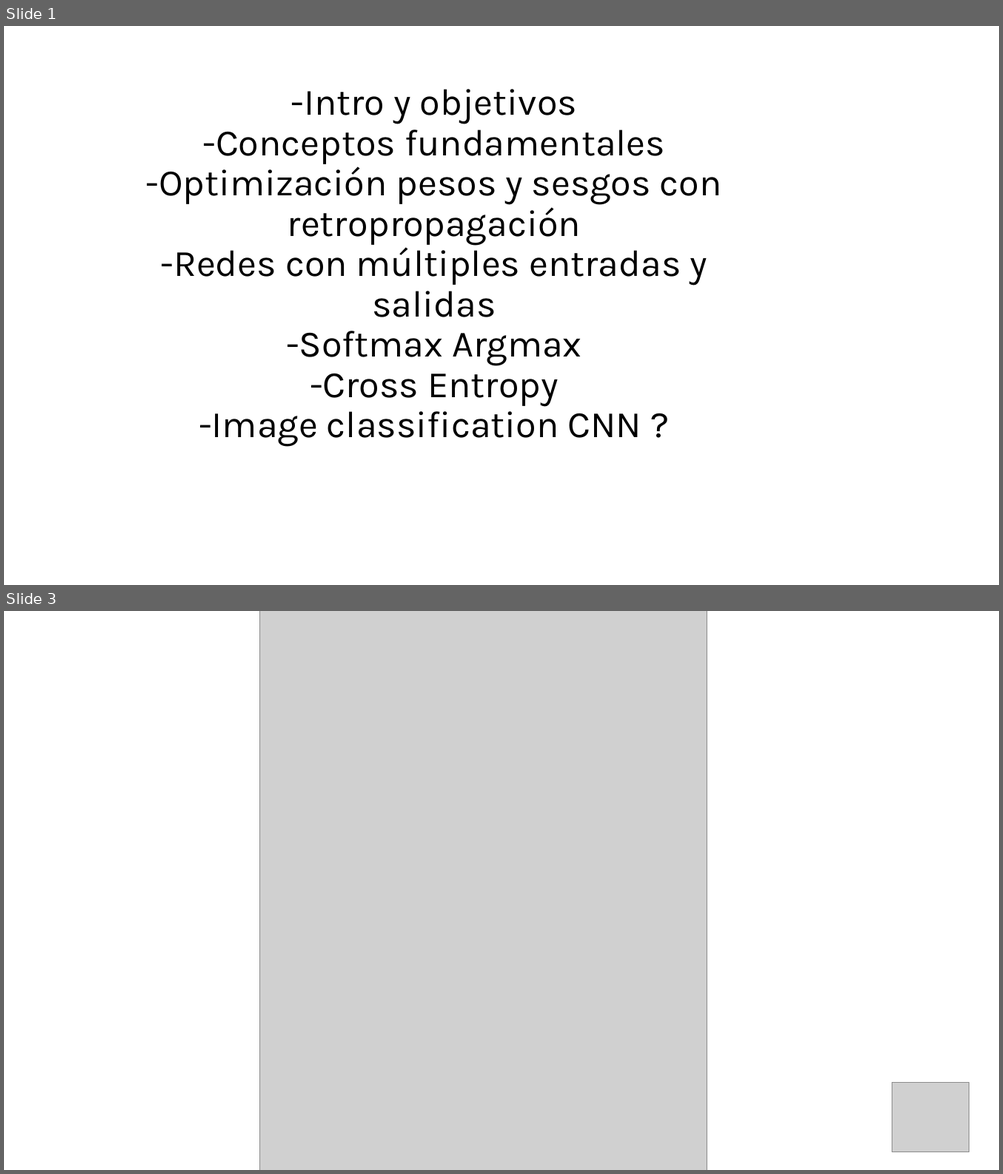
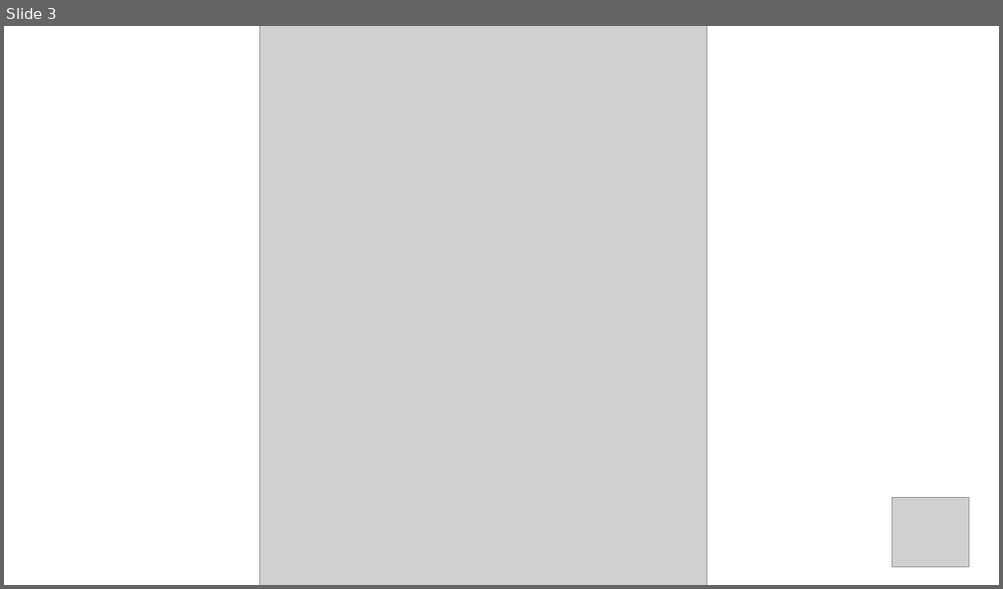
Before and after one commit to AISC-Madrid/workshop-materials, a slide deck: Neural Networks/Slides.pptx. Shown one above the other, each under a label of ours: slides 1 and 3 before the commit, slide 3 after it; the slides between them are not shown. The pictures are 1003x1174 and 1003x589 pixels, drawn with LibreOffice and Linux fonts; fonts in the diff are those of the drawing; grey boxes stand for pictures. Boxes give left, top, right and bottom in pixels: in the first picture for what was removed or moved away, otherwise in the second. Text is boxed around its words. In the diff, an @@ line names an element or a change of style, - is before the commit and + after.

```diff
--- a/Neural Networks/Slides.pptx
+++ b/Neural Networks/Slides.pptx
@@ slide 1 removed at (4,26,999,585), background #FFFFFF @@
@@ title removed at (146,89,722,447) @@
--Intro y objetivos
--Conceptos fundamentales
--Optimización pesos y sesgos con retropropagación
--Redes con múltiples entradas y salidas
--Softmax Argmax
--Cross Entropy
--Image classification CNN ?
```
Also in this commit, not shown: 62 slides changed, 6 slides added, 7 other slides removed, 1 other file.
